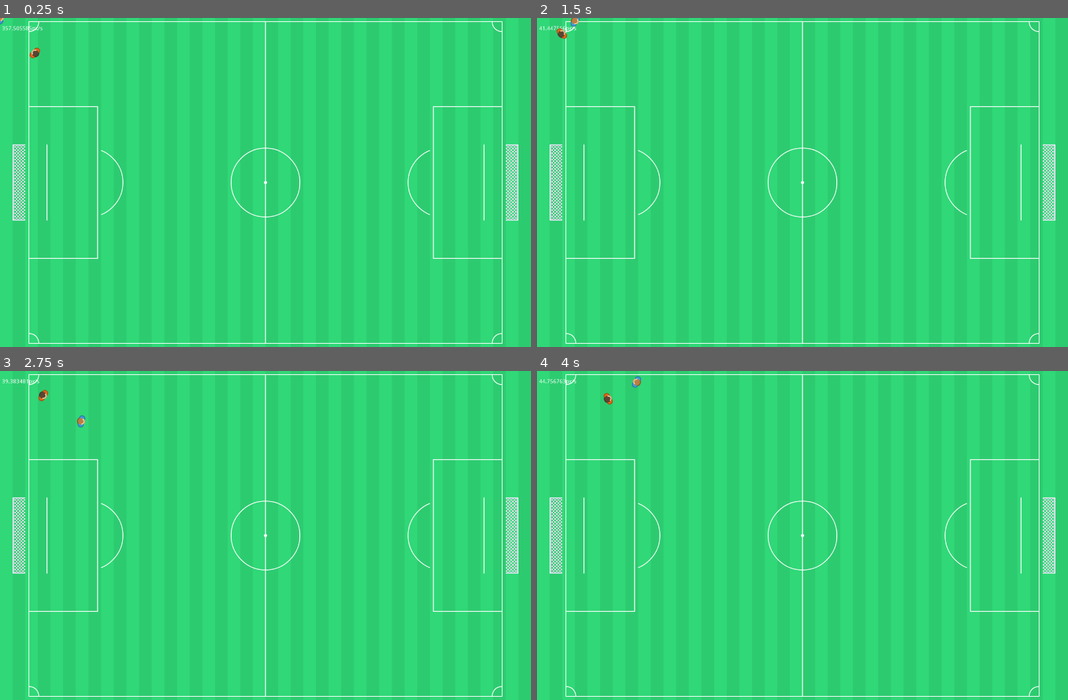
Above: before the commit, frames 1-4 (two rows, left to right).
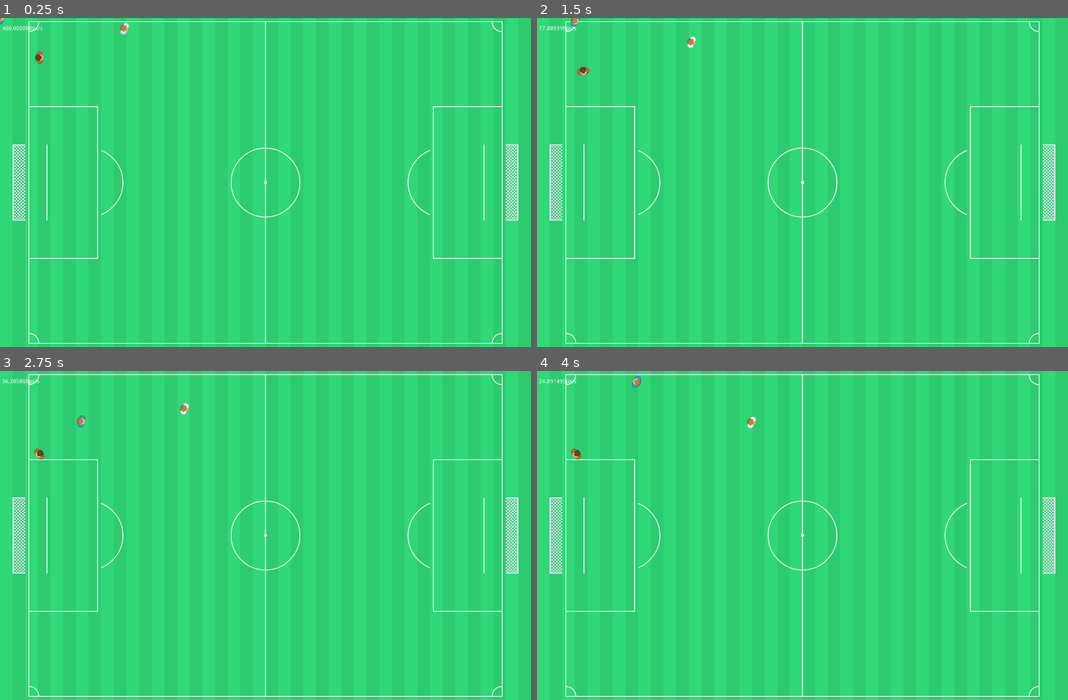
Above: after the commit, the same moments.

Repository: vpetrov/game_ai
Game: Godot game, scene res://src/scenes/Soccer.tscn
The game is run twice, just before and just after one commit, with the same random seed, the same clock (stepped at 60 frames per second) and the same inputs.
Inputs:
- Up to frame 1 (0.25 s): no input
- Up to frame 2 (1.5 s): hold Right (move_right) 0.53-1.28 s; hold Down (move_down) from 1.28 s (still down)
- Up to frame 3 (2.75 s): release Down (move_down) at 2.03 s; hold Right (move_right) from 2.03 s (still down)
- Up to frame 4 (4 s): release Right (move_right) at 2.78 s; hold Up (move_up) 2.78-3.53 s; hold Left (move_left) from 3.53 s (still down)

The runs differ from the first frame. In frame 1, 0.2% of the frame differs, in the area x 0-25%, y 1-14%; in frame 2, 0.2%, in the area x 0-30%, y 2-18%; in frame 3, 0.2%; in frame 4, 0.2%.

Commit message:
Few automovingentities

Diff:
--- a/chapter03/00.vehicle/src/BaseGameEntity.gd
+++ b/chapter03/00.vehicle/src/BaseGameEntity.gd
@@ -1,3 +1,5 @@
 extends Node
 
 class_name BaseGameEntity
+
+var positionMeters := Vector2(0,0)
--- a/chapter03/00.vehicle/src/physics/AutoMovingEntity.gd
+++ b/chapter03/00.vehicle/src/physics/AutoMovingEntity.gd
@@ -7,6 +7,9 @@
 
 func _init() -> void:
     steeringBehavior = SteeringBehavior.new(self)
+
+func setTargetEntity(targetEntity:MovingEntity) -> void:
+    steeringBehavior.setTargetEntity(targetEntity)
 
 func setTargetMeters(targetMeters:Vector2) -> void:
     steeringBehavior.targetMeters = targetMeters
--- a/chapter03/00.vehicle/src/physics/MovingEntity.gd
+++ b/chapter03/00.vehicle/src/physics/MovingEntity.gd
@@ -10,5 +10,3 @@
 var maxSpeedMetersPerSec:float = 0.0
 var maxForce:float = 0.0
 var maxTurnRate:float = 0.0
-
-var positionMeters := Vector2(0,0)
--- a/chapter03/00.vehicle/src/physics/SteeringBehavior.gd
+++ b/chapter03/00.vehicle/src/physics/SteeringBehavior.gd
@@ -2,15 +2,35 @@
 
 class_name SteeringBehavior
 
+enum { SEEK, FLEE, ARRIVE, PURSUIT }
+
 var movingEntity:MovingEntity
+
+# some behaviors require a target moving entity
+var targetEntity:MovingEntity
 var targetMeters:Vector2 = Vector2(0,0)
+
 var activationRadiusMeters := -1.0
+var behavior:int = SEEK
 
 func _init(movingEntity:MovingEntity) -> void:
     self.movingEntity = movingEntity
 
-func seek() -> Vector2:
-    var vectorToTarget:Vector2 = targetMeters - movingEntity.positionMeters
+func setTargetEntity(targetEntity:MovingEntity) -> void:
+    self.targetEntity = targetEntity
+    self.targetMeters = targetEntity.positionMeters
+
+func setTargetPositionMeters(targetPositionMeters:Vector2) -> void:
+    self.targetEntity = null
+    self.targetMeters = targetPositionMeters
+
+# works with position
+func seek(customPositionMeters:Vector2 = Vector2(0,0), useCustomPosition:bool = false) -> Vector2:
+    var targetPositionMeters:Vector2 = targetMeters
+    if useCustomPosition:
+        targetPositionMeters = customPositionMeters
+
+    var vectorToTarget:Vector2 = targetPositionMeters - movingEntity.positionMeters
     # check if we're outside the activation radius
     if activationRadiusMeters > 0.0 && vectorToTarget.length_squared() > activationRadiusMeters * activationRadiusMeters:
         return Vector2(0,0)
@@ -26,13 +46,13 @@
     else:
         desiredVelocityMetersPerSec = changeInDirection * movingEntity.maxSpeedMetersPerSec
 
-    #var desiredVelocityMetersPerSec = directionMeters * movingEntity.maxSpeedMetersPerSec
-    #return desiredVelocityMetersPerSec - movingEntity.velocityMetersPerSec
     return desiredVelocityMetersPerSec
 
+# works with positions
 func flee() -> Vector2:
     return -seek()
 
+# works with positions
 func arrive() -> Vector2:
     var vectorToTarget:Vector2 = targetMeters - movingEntity.positionMeters
     # check if we're outside the activation radius
@@ -54,10 +74,32 @@
     else:
         desiredVelocityMetersPerSec = changeInDirection * speed
 
-    #var desiredVelocityMetersPerSec = directionMeters * movingEntity.maxSpeedMetersPerSec
-    #return desiredVelocityMetersPerSec - movingEntity.velocityMetersPerSec
     return desiredVelocityMetersPerSec
 
+# requires a moving entity
+func pursuit() -> Vector2:
+    assert(targetEntity != null)
+    var vectorToTarget:Vector2 = targetEntity.positionMeters - movingEntity.positionMeters
+    # check if we're outside the activation radius
+    if activationRadiusMeters > 0.0 && vectorToTarget.length_squared() > activationRadiusMeters * activationRadiusMeters:
+        return Vector2(0,0)
+
+    var relativeHeading := movingEntity.heading.dot(targetEntity.heading)
+    if vectorToTarget.dot(movingEntity.heading) > 0 && relativeHeading < -0.95:
+        return seek()
+
+    var lookAheadTime = vectorToTarget.length() / (movingEntity.maxSpeedMetersPerSec + targetEntity.velocityMetersPerSec.length())
+
+    var futurePositionMeters = targetEntity.positionMeters + targetEntity.velocityMetersPerSec * lookAheadTime
+
+    return seek(futurePositionMeters, true)
 
 func calculateDesiredVelocityMetersPerSec() -> Vector2:
-    return arrive()
+    var result := Vector2(0,0)
+    match behavior:
+        SEEK: result = seek()
+        FLEE: result = flee()
+        ARRIVE: result = arrive()
+        PURSUIT: result = pursuit()
+
+    return result
--- a/chapter03/00.vehicle/src/scenes/AutoPlayer.gd
+++ b/chapter03/00.vehicle/src/scenes/AutoPlayer.gd
@@ -15,13 +15,15 @@
 
 func _physics_process(delta: float) -> void:
     movingEntity.update(delta)
-    pass
 
 # Called every frame. 'delta' is the elapsed time since the previous frame.
 func _process(delta: float) -> void:
     self.position = physicsToPixelVector(movingEntity.positionMeters)
     var angleRad := atan2(movingEntity.heading.y, movingEntity.heading.x)
     $Sprite.rotation = angleRad
+
+func setTargetEntity(targetEntity:MovingEntity) -> void:
+    movingEntity.setTargetEntity(targetEntity)
 
 func setTargetPx(targetPx:Vector2) -> void:
     var targetMeters = pixelToPhysicsVector(targetPx)
@@ -32,6 +34,9 @@
 
 func setActivationRadiusPx(radiusPx:float) -> void:
     movingEntity.setActivationRadiusMeters(pixelsToMeters(radiusPx))
+
+func setSteeringBehavior(behavior:int) -> void:
+    movingEntity.steeringBehavior.behavior = behavior
 
 func physicsToPixelVector(physicsVector:Vector2) -> Vector2:
     return physicsVector * oneMeterInPixels
--- /dev/null
+++ b/chapter03/00.vehicle/src/scenes/PlayerYellow.gd
@@ -0,0 +1 @@
+extends AutoPlayer
--- a/chapter03/00.vehicle/src/scenes/Soccer.gd
+++ b/chapter03/00.vehicle/src/scenes/Soccer.gd
@@ -10,18 +10,22 @@
 
 # Called when the node enters the scene tree for the first time.
 func _ready() -> void:
-    $PlayerRed.setTargetPx(Vector2(672, 416))
+    $PlayerYellow.setTargetPx(Vector2(1250, 450))
+    $PlayerRed.setTargetPx($PlayerBlue.position)
+    $PlayerRed.setSteeringBehavior(SteeringBehavior.FLEE)
+    $PlayerRed.setActivationRadiusPx(130)
+    #$PlayerRed.setTargetPx(Vector2(672, 416))
     #$PlayerRed.setActivationRadiusPx(100)
     start_time = OS.get_ticks_msec()
-    pass # Replace with function body.
 
 func _process(delta: float) -> void:
     var speed = float($PlayerRed.position.x) / ((OS.get_ticks_msec() - start_time)/ 1000.0)
     $PlayerSpeed.text = "%fpx/s" % speed
+    $PlayerRed.setTargetPx($PlayerBlue.position)
 
 func _physics_process(delta:float) -> void:
     handleInput(delta)
-    $PlayerRed.setTargetPx($PlayerBlue.position)
+    #$PlayerRed.setTargetPx($PlayerBlue.position)
 
 func handleInput(delta:float) -> void:
     if Input.is_action_pressed("move_right"):
--- a/chapter03/00.vehicle/src/scenes/Soccer.tscn
+++ b/chapter03/00.vehicle/src/scenes/Soccer.tscn
@@ -12,6 +12,8 @@
 [ext_resource path="res://images/element (41).png" type="Texture" id=10]
 [ext_resource path="res://src/scenes/AutoPlayer.gd" type="Script" id=11]
 [ext_resource path="res://images/player_red.png" type="Texture" id=12]
+[ext_resource path="res://src/scenes/PlayerYellow.gd" type="Script" id=13]
+[ext_resource path="res://images/characterWhite (1).png" type="Texture" id=14]
 
 [sub_resource type="TileSet" id=1]
 0/name = "plain"
@@ -757,3 +759,10 @@
 
 [node name="Sprite" type="Sprite" parent="PlayerRed"]
 texture = ExtResource( 12 )
+
+[node name="PlayerYellow" type="Node2D" parent="."]
+position = Vector2( 300, 20 )
+script = ExtResource( 13 )
+
+[node name="Sprite" type="Sprite" parent="PlayerYellow"]
+texture = ExtResource( 14 )
Binary file added: chapter03/00.vehicle/images/characterWhite (1).png
Not shown, added: chapter03/00.vehicle/images/characterWhite (1).png.import
Binary file added: chapter03/00.vehicle/src/physics/characterWhite (1).png
Not shown, added: chapter03/00.vehicle/src/physics/characterWhite (1).png.import
Not shown: 1 places in chapter03/00.vehicle/src/scenes/Soccer.tscn that only renumber resources
Not shown, added: chapter03/00.vehicle/screenrec_flee_seek.mov
